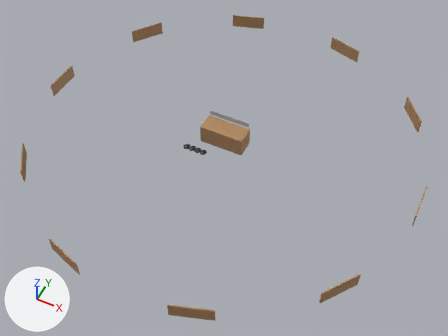
Renders of the glTF model assets/buildings/junkyard_office.glb from each side of a commit.
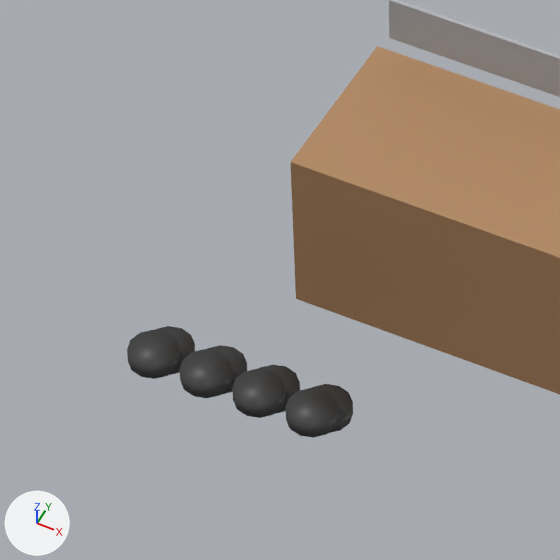
Old and new are each drawn whole from a 50 mm lens placed at (25.73, -51.76, 59.46), pointed at (1.42, -3.15, -1.3) and again close up on the part from 38% to 51% of the width and 33% to 50% of the height. Arrows for +X, +Y and +Z are at lower left; the lights stay in place. The older version's two pictures come first. Objects named as collision shapes, trigger or cutter boxes, shadow casters or lower levels of detail are left out. Vertices at exactly the same position are counted once.

In view in the first close-up: 'junkyard_office'.
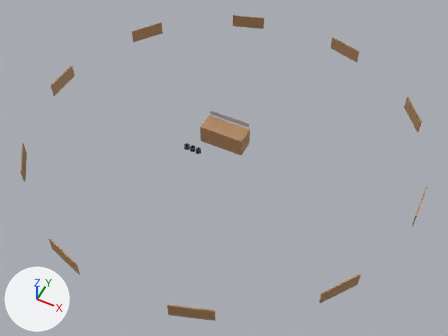
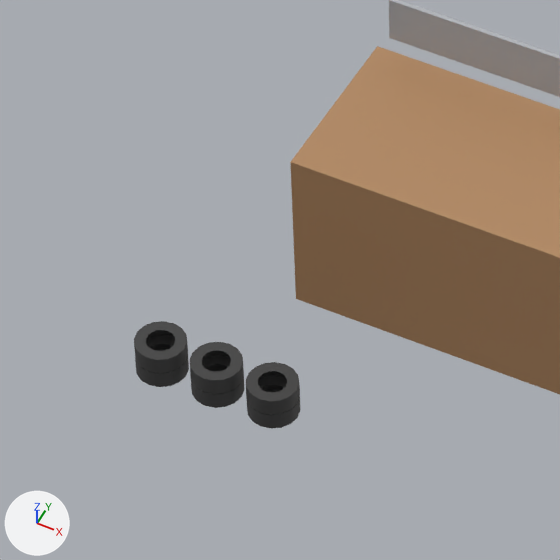
Diff of the bpy script that builds the scene:
```diff
--- a/assets/buildings/junkyard_office.glb.py
+++ b/assets/buildings/junkyard_office.glb.py
@@ me_junkyard_office @@
 # used by ob_junkyard_office; location = (0.0, 0.0, 0.0)
-me_junkyard_office.from_pydata(...)  # 300 vertices, 502 faces; spans x -26.1..26.1, y -25.6..25.6, z 0.0..3.5
+me_junkyard_office.from_pydata(...)  # 492 vertices, 726 faces; spans x -26.1..26.1, y -25.6..25.6, z 0.0..3.5
+# me_junkyard_office part 1: a new loose piece of 64 vertices spanning x -4.4..-3.6, y -3.6..-2.8, z 0.3..0.5, in mat_rubber (dark grey #3f3f3f)
+# me_junkyard_office part 2: 21 vertices moved from x -4.3..-1.9, y -3.7..-3.0, z 0.0..0.6 to x -4.3..-1.9, y -3.3..-2.9, z 0.0..0.3; 153 vertices removed from x -4.3..-1.2, y -3.8..-2.7, z 0.0..0.6; 281 vertices added at x -4.4..-1.9, y -3.6..-2.8, z 0.0..0.5
 me_junkyard_office.materials.append(mat_rust)
```

What differs and where, as boxes (x1, y1, x2, y2) in the close-ups (560 x 560 px; the box of a moved part takes in the faces that stretch with it):
'junkyard_office', reshaped
    before: (127, 0, 560, 438)
    after: (134, 0, 560, 428)
part 1 of me_junkyard_office, added
    after: (134, 321, 188, 373)
part 2 of me_junkyard_office, moved or reshaped
    before: (127, 326, 353, 438)
    after: (135, 342, 300, 428)
